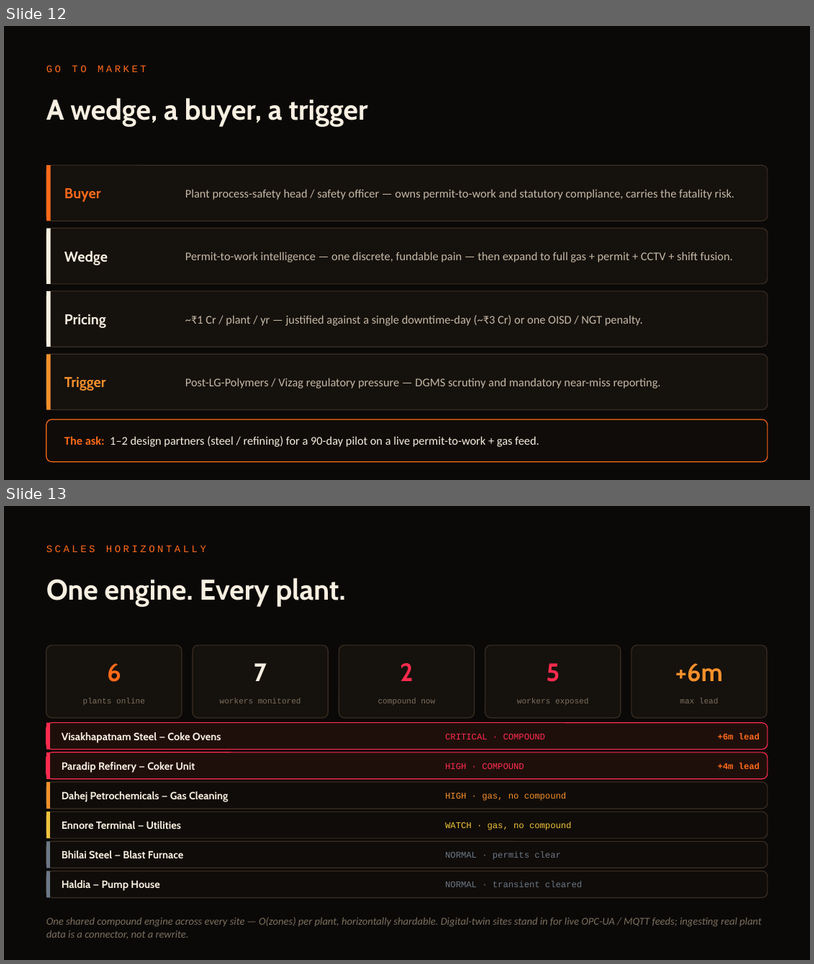
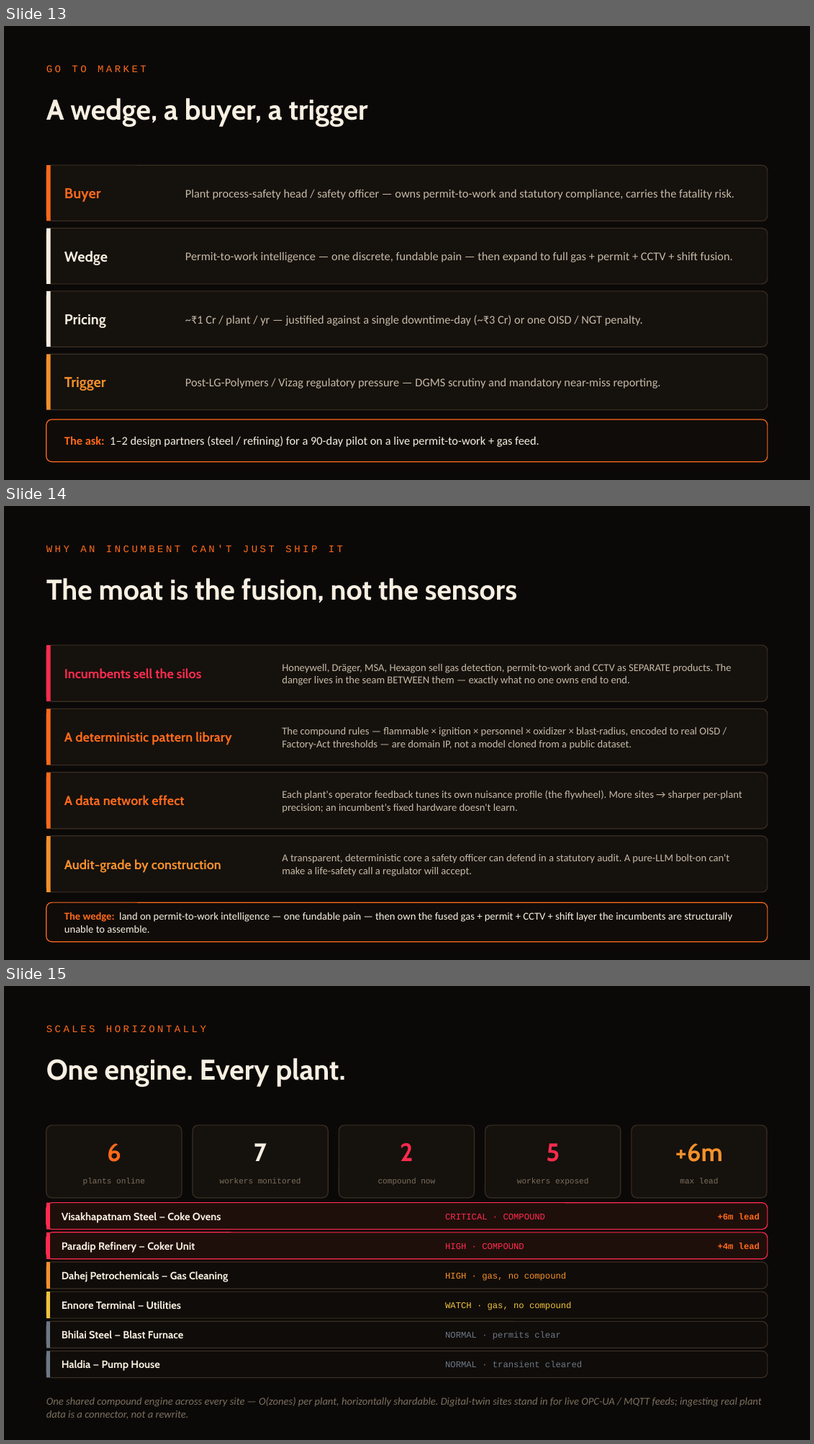
Before and after one commit to SaudSatopay/trinetra, a slide deck: docs/Trinetra_Deck.pptx. Shown one above the other, each under a label of ours: slides 12 and 13 before the commit, slides 13, 14 and 15 after it. The pictures are 814x964 and 814x1444 pixels, drawn with LibreOffice and Linux fonts; fonts in the diff are those of the drawing. Boxes give left, top, right and bottom in pixels: in the first picture for what was removed or moved away, otherwise in the second. Text is boxed around its words. In the diff, an @@ line names an element or a change of style, - is before the commit and + after.

```diff
--- a/docs/Trinetra_Deck.pptx
+++ b/docs/Trinetra_Deck.pptx
@@ slide 14 added at <box>4,506,810,960</box>, background #0B0908 @@
@@ text added at <box>46,545,343,552</box>, 12 pt, text #FF6A1A @@
+WHY AN INCUMBENT CAN'T JUST SHIP IT
@@ text added at <box>46,578,517,603</box>, 34 pt, text #F7EFE1, bold @@
+The moat is the fusion, not the sensors
@@ rounded rectangle added at <box>46,645,768,701</box>, fill #15110D, outline #3B2E22 1 pt @@
@@ rectangle added at <box>46,645,51,701</box>, fill #FF2B4E @@
@@ text added at <box>64,668,201,679</box>, 15.5 pt, text #FF2B4E, bold @@
+Incumbents sell the silos
@@ text added at <box>282,664,732,685</box>, 12.5 pt, text #C6B9A6 @@
+Honeywell, Dräger, MSA, Hexagon sell gas detection, permit-to-work and CCTV as SEPARATE products. The danger lives in the seam BETWEEN them — exactly what no one owns end to end.
@@ rounded rectangle added at <box>46,708,768,765</box>, fill #15110D, outline #3B2E22 1 pt @@
@@ rectangle added at <box>46,708,51,765</box>, fill #FF6A1A @@
@@ text added at <box>64,731,232,745</box>, 15.5 pt, text #FF6A1A, bold @@
+A deterministic pattern library
@@ text added at <box>282,727,720,749</box>, 12.5 pt, text #C6B9A6 @@
+The compound rules — flammable × ignition × personnel × oxidizer × blast-radius, encoded to real OISD / Factory-Act thresholds — are domain IP, not a model cloned from a public dataset.
@@ rounded rectangle added at <box>46,772,768,829</box>, fill #15110D, outline #3B2E22 1 pt @@
@@ rectangle added at <box>46,772,51,829</box>, fill #FF6A1A @@
@@ text added at <box>64,795,184,806</box>, 15.5 pt, text #FF6A1A, bold @@
+A data network effect
@@ text added at <box>282,790,742,813</box>, 12.5 pt, text #C6B9A6 @@
+Each plant's operator feedback tunes its own nuisance profile (the flywheel). More sites → sharper per-plant precision; an incumbent's fixed hardware doesn't learn.
@@ rounded rectangle added at <box>46,836,768,892</box>, fill #15110D, outline #3B2E22 1 pt @@
@@ rectangle added at <box>46,836,51,892</box>, fill #F5902B @@
@@ text added at <box>64,859,221,872</box>, 15.5 pt, text #F5902B, bold @@
+Audit-grade by construction
@@ text added at <box>282,854,730,876</box>, 12.5 pt, text #C6B9A6 @@
+A transparent, deterministic core a safety officer can defend in a statutory audit. A pure-LLM bolt-on can't make a life-safety call a regulator will accept.
@@ rounded rectangle added at <box>46,902,768,942</box>, fill #100C09, outline #FF6A1A 1 pt @@
@@ text added at <box>64,911,733,932</box>, 12.5 pt, text #F7EFE1 @@
+The wedge: land on permit-to-work intelligence — one fundable pain — then own the fused gas + permit + CCTV + shift layer the incumbents are structurally unable to assemble.
@@ what was slide 12 is now slide 13 @@
@@ what was slide 13 is now slide 15 @@
```
Also in this commit, not shown: 6 slides changed, 1 other slide added, 5 other files.
